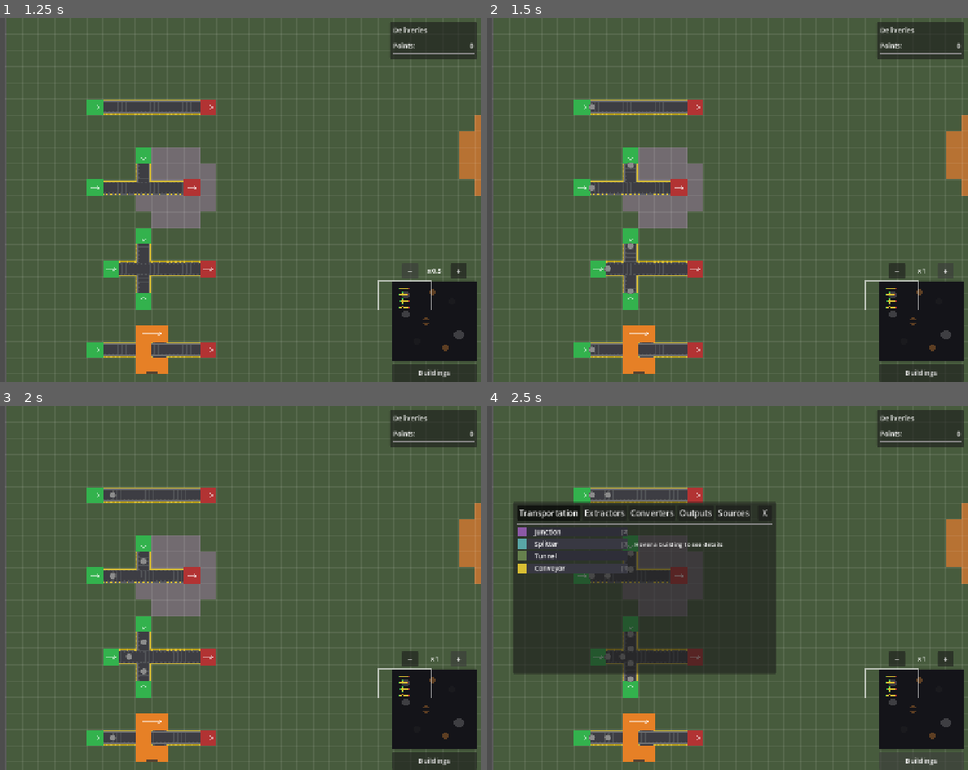
Above: before the commit, frames 1-4 (two rows, left to right).
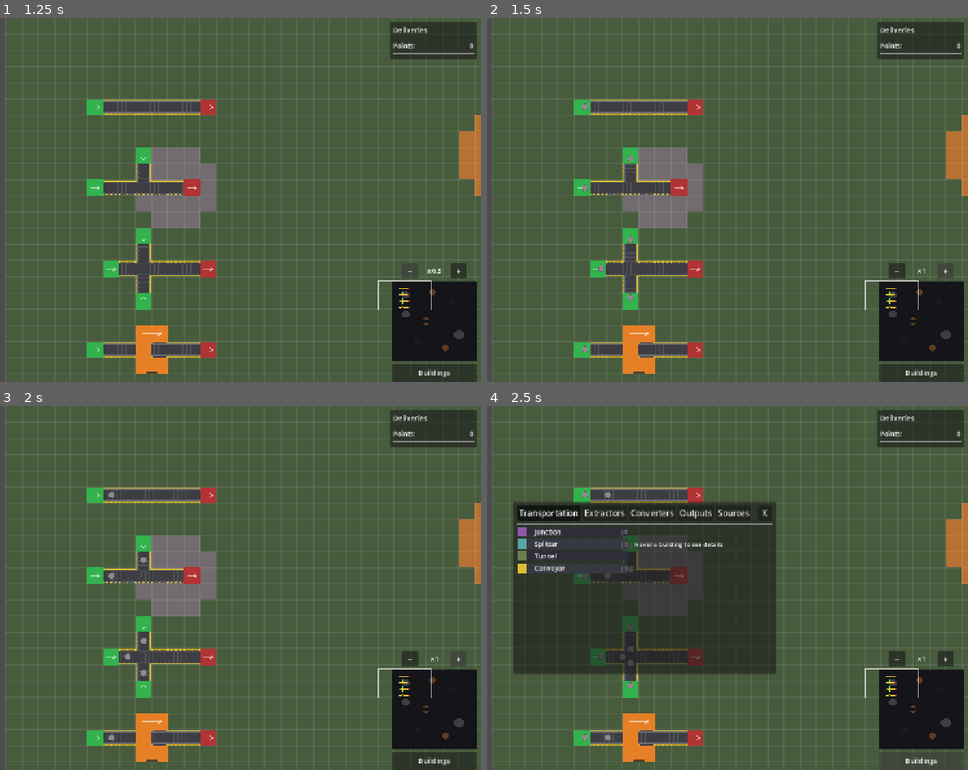
Above: after the commit, the same moments.

Repository: Magorx/NightShift
Game: Godot game, scene res://scenes/game/test_world.tscn
The game is run twice, just before and just after one commit, with the same random seed, the same clock (stepped at 60 frames per second) and the same inputs. This scene is started directly instead of the project's main scene.
Inputs:
- Up to frame 1 (1.25 s): click "−" at 0.5 s
- Up to frame 2 (1.5 s): click "+" at 1.25 s
- Up to frame 3 (2 s): no input
- Up to frame 4 (2.5 s): click "Buildings" at 2 s

Frame 1 is identical in both runs. In frame 2, 0.3% of the frame differs, in the area x 19-31%, y 23-92%; in frame 3, less than 0.1%; in frame 4, 0.2%.

Commit message:
before energy

Diff:
--- a/buildings/conveyor/conveyor.gd
+++ b/buildings/conveyor/conveyor.gd
@@ -29,13 +29,13 @@
 
 # Place item with entry direction tracking for smooth visuals
 # entry_from: the direction FROM which the item entered (e.g. LEFT if item came from the left)
-func place_item(item_id: StringName, entry_from: Vector2i = Vector2i.ZERO) -> bool:
+func place_item(item_id: StringName, entry_from: Vector2i = Vector2i.ZERO, entry_dist: float = 0.5) -> bool:
 	if not buffer.can_accept():
 		return false
 	# Default entry: upstream edge (opposite of conveyor direction)
 	if entry_from == Vector2i.ZERO:
 		entry_from = -get_direction_vector()
-	var item: Dictionary = buffer.add_item(item_id, {entry_from = entry_from})
+	var item: Dictionary = buffer.add_item(item_id, {entry_from = entry_from, entry_dist = entry_dist})
 	_position_item(item)
 	return true
 
@@ -59,8 +59,9 @@
 	var exit_dir := Vector2(get_direction_vector())
 	var entry_dir := Vector2(item_data.entry_from)
 
-	# Entry edge: where the item enters the tile
-	var entry_point := center + entry_dir * 0.5 * TILE_SIZE
+	# Entry edge: where the item enters the tile (0.5 = tile edge, 1.0 = source center)
+	var entry_dist: float = item_data.get("entry_dist", 0.5)
+	var entry_point := center + entry_dir * entry_dist * TILE_SIZE
 	# Exit edge: where the item leaves the tile
 	var exit_point := center + exit_dir * 0.5 * TILE_SIZE
 
@@ -72,6 +73,9 @@
 	item_data.visual.position = p0 * (1 - t) * (1 - t) + p1 * 2 * (1 - t) * t + p2 * t * t
 
 # ── Pull interface ─────────────────────────────────────────────────────────────
+
+func get_output_visual_distance() -> float:
+	return 0.5
 
 func has_output_toward(target_pos: Vector2i) -> bool:
 	return get_next_pos() == target_pos
@@ -120,6 +124,7 @@
 			"progress": item.progress,
 			"entry_from_x": item.entry_from.x,
 			"entry_from_y": item.entry_from.y,
+			"entry_dist": item.get("entry_dist", 0.5),
 		})
 	return {"items": items_data}
 
@@ -129,7 +134,8 @@
 	for item_data in state["items"]:
 		var item_id := StringName(item_data["id"])
 		var entry_from := Vector2i(int(item_data["entry_from_x"]), int(item_data["entry_from_y"]))
-		if place_item(item_id, entry_from):
+		var entry_dist: float = item_data.get("entry_dist", 0.5)
+		if place_item(item_id, entry_from, entry_dist):
 			var placed_item = buffer.items[buffer.size() - 1]
 			placed_item.progress = item_data["progress"]
 			_position_item(placed_item)
--- a/buildings/drill/drill.tscn
+++ b/buildings/drill/drill.tscn
@@ -1,11 +1,84 @@
-[gd_scene load_steps=7 format=3]
+[gd_scene load_steps=18 format=3 uid="uid://cas2sgdt0e4jq"]
 
-[ext_resource type="Script" path="res://buildings/shared/building_base.gd" id="1"]
-[ext_resource type="Script" path="res://buildings/shared/building_arrow.gd" id="2"]
-[ext_resource type="Script" path="res://buildings/drill/extractor.gd" id="3"]
-[ext_resource type="Script" path="res://buildings/drill/drill_progress.gd" id="4"]
-[ext_resource type="Script" path="res://buildings/shared/shape_cell.gd" id="5"]
-[ext_resource type="Script" path="res://buildings/shared/output_cell.gd" id="6"]
+[ext_resource type="Script" uid="uid://bin0jseievhun" path="res://buildings/shared/building_base.gd" id="1"]
+[ext_resource type="Script" uid="uid://brkoaxdxul3a0" path="res://buildings/shared/building_arrow.gd" id="2"]
+[ext_resource type="Script" uid="uid://6mvwwob8xwe" path="res://buildings/drill/extractor.gd" id="3"]
+[ext_resource type="Script" uid="uid://bskpekvve1ai8" path="res://buildings/drill/drill_progress.gd" id="4"]
+[ext_resource type="Script" uid="uid://if7djmve2kw3" path="res://buildings/shared/shape_cell.gd" id="5"]
+[ext_resource type="Script" uid="uid://d1ccegqp5sslp" path="res://buildings/shared/output_cell.gd" id="6"]
+[ext_resource type="Texture2D" uid="uid://b4n4abh54xt8o" path="res://buildings/drill/sprites/main-Sheet.png" id="7_5dt0b"]
+
+[sub_resource type="AtlasTexture" id="AtlasTexture_7ic84"]
+atlas = ExtResource("7_5dt0b")
+region = Rect2(0, 0, 32, 32)
+
+[sub_resource type="AtlasTexture" id="AtlasTexture_5vaft"]
+atlas = ExtResource("7_5dt0b")
+region = Rect2(32, 0, 32, 32)
+
+[sub_resource type="AtlasTexture" id="AtlasTexture_qhefy"]
+atlas = ExtResource("7_5dt0b")
+region = Rect2(64, 0, 32, 32)
+
+[sub_resource type="AtlasTexture" id="AtlasTexture_v8n6r"]
+atlas = ExtResource("7_5dt0b")
+region = Rect2(96, 0, 32, 32)
+
+[sub_resource type="SpriteFrames" id="SpriteFrames_cg6se"]
+animations = [{
+"frames": [{
+"duration": 1.0,
+"texture": SubResource("AtlasTexture_7ic84")
+}, {
+"duration": 1.0,
+"texture": SubResource("AtlasTexture_5vaft")
+}, {
+"duration": 1.0,
+"texture": SubResource("AtlasTexture_qhefy")
+}, {
+"duration": 1.0,
+"texture": SubResource("AtlasTexture_v8n6r")
+}],
+"loop": true,
+"name": &"default",
+"speed": 10.0
+}]
+
+[sub_resource type="AtlasTexture" id="AtlasTexture_aaw4m"]
+atlas = ExtResource("7_5dt0b")
+region = Rect2(0, 32, 32, 32)
+
+[sub_resource type="AtlasTexture" id="AtlasTexture_d8bk5"]
+atlas = ExtResource("7_5dt0b")
+region = Rect2(32, 32, 32, 32)
+
+[sub_resource type="AtlasTexture" id="AtlasTexture_3lgpv"]
+atlas = ExtResource("7_5dt0b")
+region = Rect2(64, 32, 32, 32)
+
+[sub_resource type="AtlasTexture" id="AtlasTexture_6mw4y"]
+atlas = ExtResource("7_5dt0b")
+region = Rect2(96, 32, 32, 32)
+
+[sub_resource type="SpriteFrames" id="SpriteFrames_owst7"]
+animations = [{
+"frames": [{
+"duration": 1.0,
+"texture": SubResource("AtlasTexture_aaw4m")
+}, {
+"duration": 1.0,
+"texture": SubResource("AtlasTexture_d8bk5")
+}, {
+"duration": 1.0,
+"texture": SubResource("AtlasTexture_3lgpv")
+}, {
+"duration": 1.0,
+"texture": SubResource("AtlasTexture_6mw4y")
+}],
+"loop": true,
+"name": &"default",
+"speed": 10.0
+}]
 
 [node name="Drill" type="Node2D"]
 script = ExtResource("1")
@@ -40,3 +113,16 @@
 
 [node name="ProgressBar" type="Node2D" parent="."]
 script = ExtResource("4")
+
+[node name="SpriteBottom" type="AnimatedSprite2D" parent="."]
+texture_filter = 1
+position = Vector2(16, 16)
+sprite_frames = SubResource("SpriteFrames_cg6se")
+autoplay = "default"
+
+[node name="SpriteTop" type="AnimatedSprite2D" parent="."]
+z_index = 10
+texture_filter = 1
+position = Vector2(16, 16)
+sprite_frames = SubResource("SpriteFrames_owst7")
+autoplay = "default"
--- a/buildings/junction/junction.gd
+++ b/buildings/junction/junction.gd
@@ -76,6 +76,9 @@
 
 func has_input_from(_cell: Vector2i, _from_dir_idx: int) -> bool:
 	return true
+
+func get_output_visual_distance() -> float:
+	return 0.5
 
 func has_output_toward(target_pos: Vector2i) -> bool:
 	var diff: Vector2i = target_pos - grid_pos
--- a/buildings/shared/building_logic.gd
+++ b/buildings/shared/building_logic.gd
@@ -36,6 +36,13 @@
 
 func has_input_from(_cell: Vector2i, _from_dir_idx: int) -> bool:
 	return false
+
+# ── Visual origin ──────────────────────────────────────────────────────────
+
+## How far (in tile-halves) from the pulling conveyor's center the item visual
+## should originate.  0.5 = tile edge (conveyors), 1.0 = source center (default).
+func get_output_visual_distance() -> float:
+	return 1.0
 
 # ── Downstream acceptance ───────────────────────────────────────────────────
 
--- a/buildings/splitter/splitter.gd
+++ b/buildings/splitter/splitter.gd
@@ -160,6 +160,9 @@
 
 func has_input_from(_cell: Vector2i, _from_dir_idx: int) -> bool:
 	return true
+
+func get_output_visual_distance() -> float:
+	return 0.5
 
 func has_output_toward(target_pos: Vector2i) -> bool:
 	var diff: Vector2i = target_pos - grid_pos
--- a/buildings/tunnel/tunnel.gd
+++ b/buildings/tunnel/tunnel.gd
@@ -150,6 +150,9 @@
 		return [partner.grid_pos]
 	return []
 
+func get_output_visual_distance() -> float:
+	return 0.5
+
 func has_output_toward(target_pos: Vector2i) -> bool:
 	if is_input:
 		return false
--- a/scripts/autoload/game_manager.gd
+++ b/scripts/autoload/game_manager.gd
@@ -426,4 +426,4 @@
 	var item_id: StringName = building.logic.take_item_for(target_pos)
 	if item_id == &"":
 		return {}
-	return {id = item_id, entry_from = DIRECTION_VECTORS[from_dir_idx]}
+	return {id = item_id, entry_from = DIRECTION_VECTORS[from_dir_idx], entry_dist = building.logic.get_output_visual_distance()}
--- a/scripts/game/conveyor_system.gd
+++ b/scripts/game/conveyor_system.gd
@@ -36,7 +36,7 @@
 				var dir_idx: int = (start + i) % 4
 				var result = GameManager.pull_item(pos, dir_idx)
 				if not result.is_empty():
-					conv.place_item(result.id, result.entry_from)
+					conv.place_item(result.id, result.entry_from, result.get("entry_dist", 0.5))
 					rr.advance_past(dir_idx)
 					pulled = true
 					break
Not shown: 1 places in buildings/drill/drill.tscn that only renumber resources
Binary file added: buildings/drill/sprites/main-Sheet.aseprite
Binary file added: buildings/drill/sprites/main-Sheet.png
Not shown, added: buildings/drill/sprites/main-Sheet.png.import
Binary file added: buildings/drill/sprites/main.aseprite
Not shown, added: docs/energy.md
